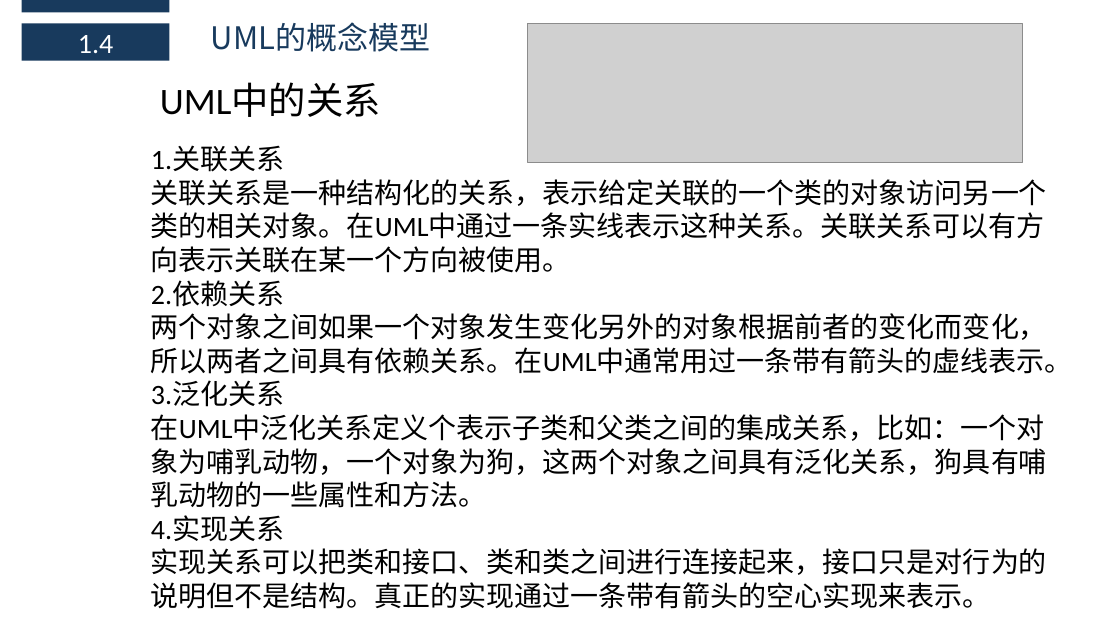
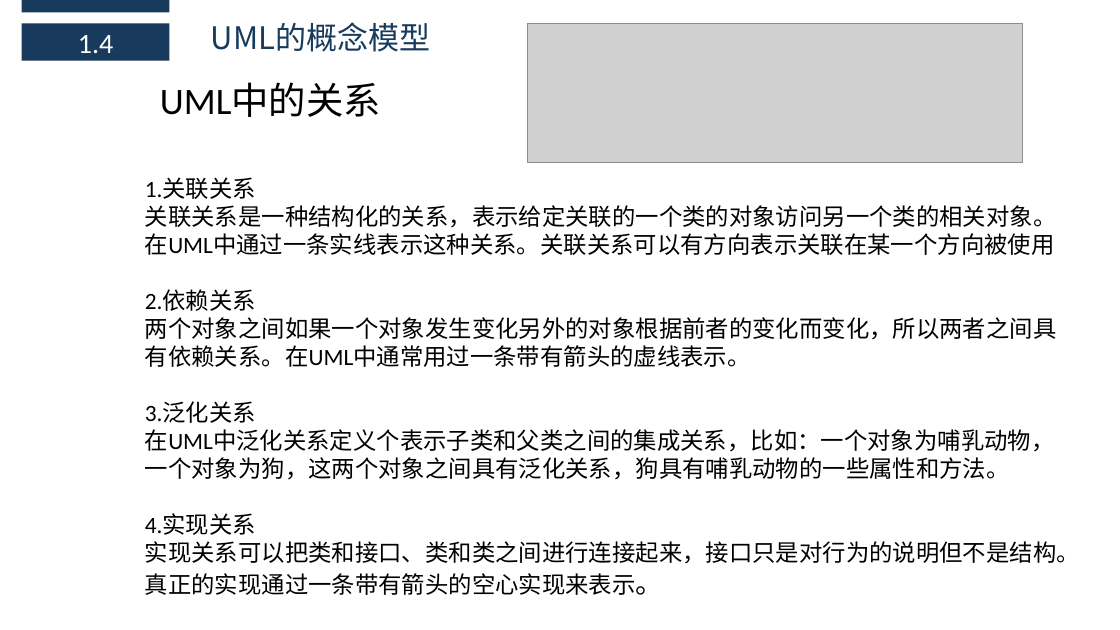
Before and after one commit to boboHh/AssistantTeaching, a slide deck: slide 14 of 非受控文档/06-公用/PRD2018-G11-UML概述.pptx. Drawn at 1120x630 pixels with LibreOffice and Linux fonts; fonts in the diff are those of the drawing; grey boxes stand for pictures. Boxes give left, top, right and bottom in pixels: in the first picture for what was removed or moved away, otherwise in the second. Text is boxed around its words. In the diff, an @@ line names an element or a change of style, - is before the commit and + after.

```diff
--- a/非受控文档/06-公用/PRD2018-G11-UML概述.pptx
+++ b/非受控文档/06-公用/PRD2018-G11-UML概述.pptx
@@ text "1.关联关系": place and size @@
-text "1.关联关系" at box(151, 146, 1073, 609)
+text "1.关联关系" at box(145, 177, 1080, 595)
@@ text at box(145, 177, 1080, 595): size 24 to 20 pt in "1.关联关系", "2.依赖关系", "两个对象之间如果一个对象发生变化另外的对象根据前者的变化而变化，所以两者之间具有依赖关系。在UML中通常用过一条带有箭头 ...", "3.泛化关系" and 3 more places @@
@@ text at box(145, 205, 1057, 255): text changed; size 24 to 20 pt @@
-关联关系是一种结构化的关系，表示给定关联的一个类的对象访问另一个类的相关对象。在UML中通过一条实线表示这种关系。关联关系可以有方向表示关联在某一个方向被使用。
+关联关系是一种结构化的关系，表示给定关联的一个类的对象访问另一个类的相关对象。在UML中通过一条实线表示这种关系。关联关系可以有方向表示关联在某一个方向被使用
```
Also in this commit, not shown: 5 other slides changed.
